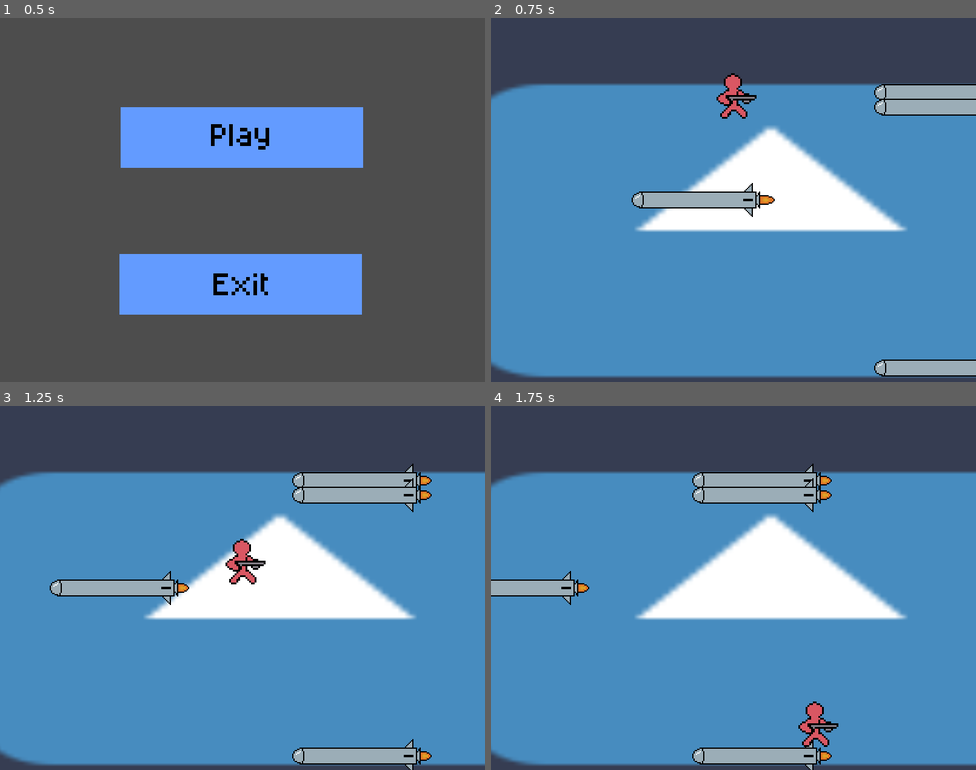
Above: before the commit, frames 1-4 (two rows, left to right).
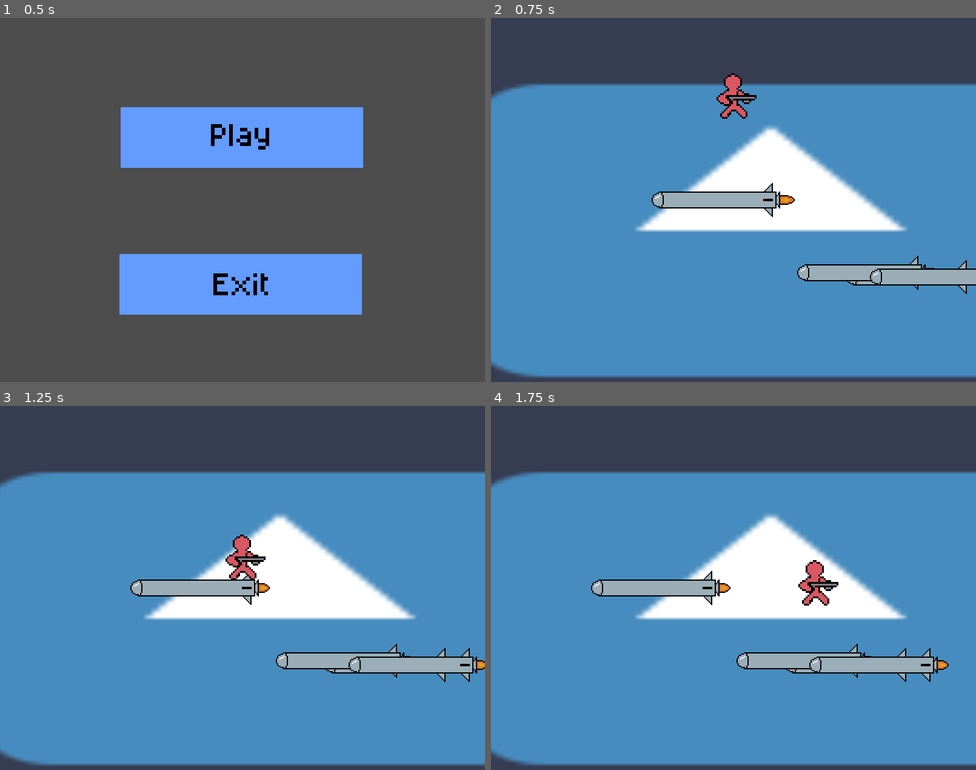
Above: after the commit, the same moments.

Repository: terminator0521/air-jumper
Game: Godot game, scene res://scenes/start_menu.tscn
The game is run twice, just before and just after one commit, with the same random seed, the same clock (stepped at 60 frames per second) and the same inputs. The engine's default icon, where the game draws it, is replaced by a stand-in: a white triangle on a blue panel in a dark square.
Inputs (mouse positions are in pixels of both pictures, inside the frame that each line leads up to):
- Up to frame 1 (0.5 s): no input
- Up to frame 2 (0.75 s): click (733, 138) at 0.5 s
- Up to frame 3 (1.25 s): no input
- Up to frame 4 (1.75 s): hold Right from 1.28 s (still down); tap Z (jump) at 1.52 s

Frame 1 is identical in both runs. In frame 2, 5.3% of the frame differs, in the area x 29-100%, y 18-99%; in frame 3, 8.1%; in frame 4, 9.2%, in the area x 0-95%, y 15-100%.

Commit message:
reimplement random position for rocket with seperate x and y positions

Diff:
--- a/scripts/platform_mgr.gd
+++ b/scripts/platform_mgr.gd
@@ -6,19 +6,25 @@
 var _start_platform
 const _ROCKET_SCENE = preload("res://objects/rocket_template.tscn")
 const _start_x = 400
-const _SPAWN_POS_Y: Array[Vector2] = [
-	Vector2(_start_x, -250),
-	Vector2(_start_x, 250),
-	Vector2(_start_x, 167),
-	Vector2(_start_x, -167),
-	Vector2(_start_x, -233),
-	Vector2(_start_x, 123),
-	Vector2(_start_x, -153),
-	Vector2(_start_x, 256),
-	Vector2(_start_x, 277),
-	Vector2(_start_x, 123),
-	Vector2(_start_x, -297),
-	Vector2(_start_x, -177)
+const _SPAWN_POS_Y: Array = [
+	-150,
+	70,
+	127,
+	-137,
+	-53,
+	123,
+	-113,
+	86,
+	137,
+	123,
+	-127,
+	120
+]
+const _SPAWN_POS_X: Array = [
+	_start_x - 160,
+	_start_x - 120,
+	_start_x - 40,
+	_start_x - 80
 ]
 var _rockets: Array[Node2D]
 # Called when the node enters the scene tree for the first time.
@@ -51,7 +57,7 @@
 
 
 func _reset_rocket(id) -> void:
-	var new_pos = _SPAWN_POS_Y.pick_random()
+	var new_pos = Vector2(_SPAWN_POS_X.pick_random(), _SPAWN_POS_Y.pick_random())
 
 	Game.rocket_reset.emit(id, new_pos)
 	pass
--- a/scripts/player.gd
+++ b/scripts/player.gd
@@ -64,7 +64,7 @@
 
 func _on_area_2d_area_entered(area: Area2D) -> void:
 	if area.is_in_group("Platform"):
-		if $Area2D.global_position.y + _get_extents($Area2D).y - 10 < area.global_position.y - _get_extents(area).y:
+		if $Area2D.global_position.y + _get_extents($Area2D).y - falling_speed < area.global_position.y - _get_extents(area).y:
 			is_grounded = true
 			#$Area2D.global_position.y = area.global_position.y - _get_extents(area).y - _get_extents($Area2D).y
 			pass
--- a/scripts/rocket.gd
+++ b/scripts/rocket.gd
@@ -2,7 +2,7 @@
 
 var id
 var is_active: bool = true;
-var displacement = Vector2(-300, 0)
+var displacement = Vector2(-100, 0)
 
 func _ready() -> void:
 	$Sprite.play("default")
@@ -11,7 +11,6 @@
 func _physics_process(delta: float) -> void:
 	if is_active:
 		move_and_collide(displacement * delta)
-		print(global_position)
 
 
 	pass
@@ -19,7 +18,6 @@
 func _reset_rocket(id, pos: Vector2) -> void:
 	if id == self.id:
 		global_position = pos
-		print(global_position)
 	pass
 
 func set_id(id) -> void:
